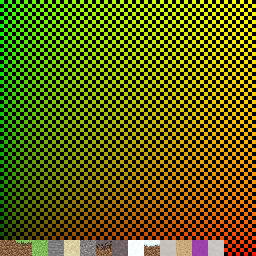
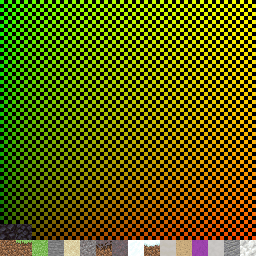
Before/after of a (256, 256) layered artwork. What changed in the layer stack:
painted on "blocks" over [0, 224, 256, 256]
